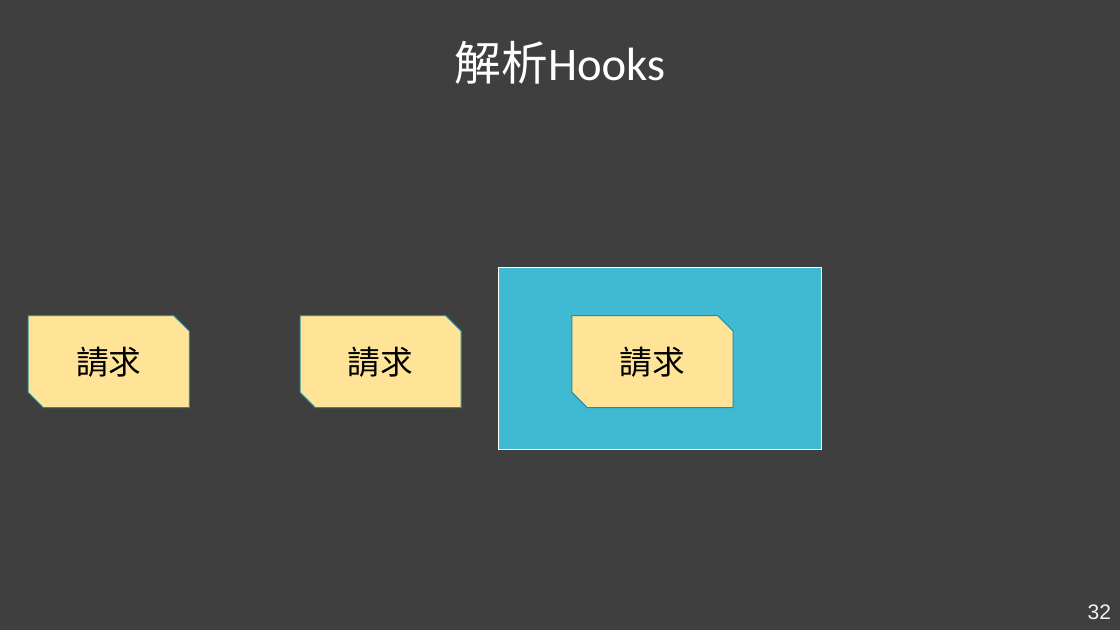
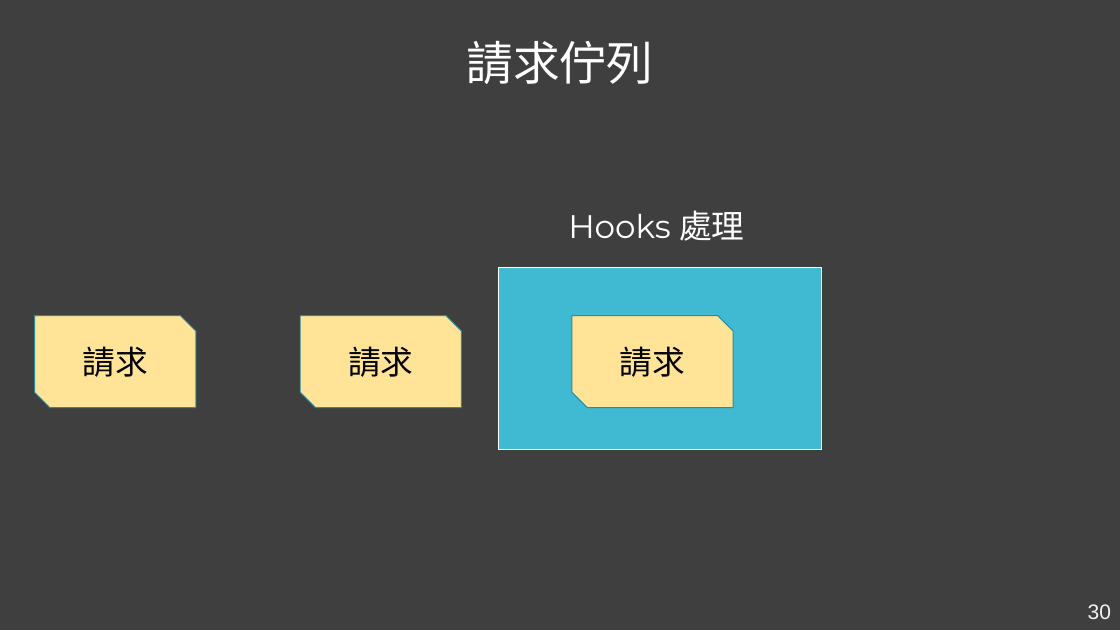
Before and after one commit to Kader-coder/React-Hooks, a slide deck: slide 30 of PPT/React Hooks &.pptx (slide 32 before the commit). Drawn at 1120x630 pixels with LibreOffice and Linux fonts; fonts in the diff are those of the drawing. Boxes give left, top, right and bottom in pixels: in the first picture for what was removed or moved away, otherwise in the second. Text is boxed around its words. In the diff, an @@ line names an element or a change of style, - is before the commit and + after.

```diff
--- a/PPT/React Hooks &.pptx
+++ b/PPT/React Hooks &.pptx
@@ text at (467,41,654,84): text changed @@
-解析Hooks
+請求佇列
@@ text added at (568,210,744,241), 28 pt, text #FFFFFF @@
+Hooks 處理
@@ snip diag rect "請求": place and size @@
-snip diag rect "請求" at (28,316,189,408)
+snip diag rect "請求" at (34,316,196,408)
@@ page number at (1088,604,1111,619): text changed @@
-32
+30
```
Also in this commit, not shown: 9 other slides changed, 4 slides added, 5 slides removed, 1 other file.
